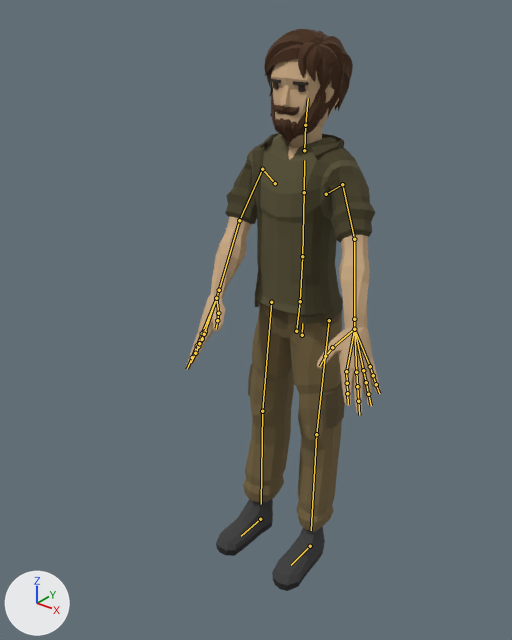
Two versions of the glTF model app/src/main/assets/characters/Adventurer.gltf, one commit apart.
Before and after are seen from a 50 mm lens placed at (1.257, -1.816, 1.996), pointed at (0.012, -0.26, 1.031). The axes (+X, +Y, +Z) are drawn at lower left. The lights are the same throughout. The picture after the commit comes second. Both versions are drawn at frame 1 of the action 'Windup_BH'; the numbers are the values there. The bones that change, and the others that lie on the model, are drawn over the model as lines.

The first picture shows 'Adventurer_Body', 'Adventurer_Feet', 'Adventurer_Head', 'Adventurer_Legs'.
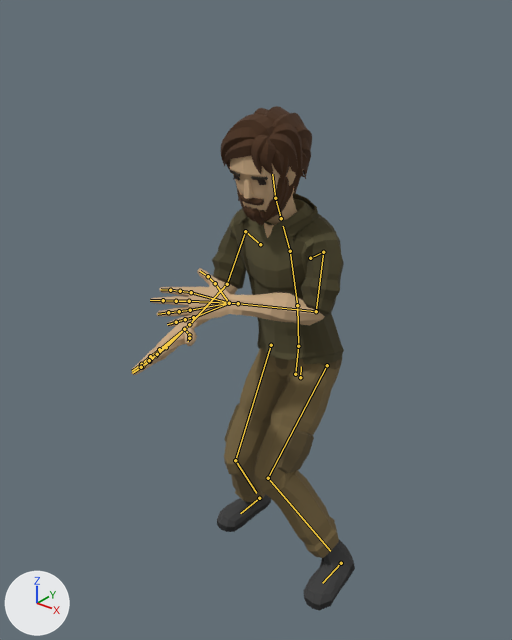
Scene script edits in JSON lines:
```json
{"block": "bone_body", "where": "bone_body = bpy.data.objects['CharacterArmature'].pose.bones['Body']  # child of 'Root'"}
{"op": "set", "path": "bone_body.location", "old": "(0.0, 0.0, -0.04)", "new": "(0.0, -0.171, -0.04)"}
{"block": "bone_abdomen", "where": "bone_abdomen = bpy.data.objects['CharacterArmature'].pose.bones['Abdomen']  # child of 'Hips'"}
{"op": "set", "path": "bone_abdomen.rotation_quaternion", "old": "(1.0, 0.0, 0.0, 0.0)", "new": "(0.998, 0.058, 0.0, 0.0)", "note": "degrees (0, 0, 0) -> degrees (7, 0, 0)"}
{"block": "bone_torso", "where": "bone_torso = bpy.data.objects['CharacterArmature'].pose.bones['Torso']  # child of 'Abdomen'"}
{"op": "set", "path": "bone_torso.rotation_quaternion", "old": "(1.0, 0.0, 0.0, 0.0)", "new": "(0.998, 0.058, 0.0, 0.0)", "note": "degrees (0, 0, 0) -> degrees (7, 0, 0)"}
{"block": "bone_chest", "where": "bone_chest = bpy.data.objects['CharacterArmature'].pose.bones['Chest']  # child of 'Torso'"}
{"op": "set", "path": "bone_chest.rotation_quaternion", "old": "(1.0, 0.0, 0.0, 0.0)", "new": "(0.997, 0.077, 0.0, 0.0)", "note": "degrees (0, 0, 0) -> degrees (9, 0, 0)"}
{"block": "bone_head", "where": "bone_head = bpy.data.objects['CharacterArmature'].pose.bones['Head']  # child of 'Neck'"}
{"op": "set", "path": "bone_head.rotation_quaternion", "old": "(0.998, -0.07, 0.0, 0.0)", "new": "(0.996, -0.092, 0.0, 0.0)", "note": "degrees (-8, 0, 0) -> degrees (-11, 0, 0)"}
{"block": "bone_upperarm_l", "where": "bone_upperarm_l = bpy.data.objects['CharacterArmature'].pose.bones['UpperArm.L']  # child of 'Shoulder.L'"}
{"op": "set", "path": "bone_upperarm_l.rotation_quaternion", "old": "(0.879, -0.395, 0.0, -0.266)", "new": "(0.774, -0.391, 0.0, -0.498)", "note": "degrees (-45, -12, -29) -> degrees (-41, -23, -57)"}
{"block": "bone_lowerarm_l", "where": "bone_lowerarm_l = bpy.data.objects['CharacterArmature'].pose.bones['LowerArm.L']  # child of 'UpperArm.L'"}
{"op": "set", "path": "bone_lowerarm_l.rotation_quaternion", "old": "(0.991, -0.125, 0.0, 0.04)", "new": "(0.767, -0.092, 0.0, -0.635)", "note": "degrees (-14, 1, 5) -> degrees (-8, -7, -79)"}
{"block": "bone_wrist_l", "where": "bone_wrist_l = bpy.data.objects['CharacterArmature'].pose.bones['Wrist.L']  # child of 'LowerArm.L'"}
{"op": "set", "path": "bone_wrist_l.rotation_quaternion", "old": "(0.999, -0.041, 0.0, -0.025)", "new": "(0.997, -0.072, 0.0, -0.032)", "note": "degrees (-5, 0, -3) -> degrees (-8, 0, -4)"}
{"block": "bone_upperarm_r", "where": "bone_upperarm_r = bpy.data.objects['CharacterArmature'].pose.bones['UpperArm.R']  # child of 'Shoulder.R'"}
{"op": "set", "path": "bone_upperarm_r.rotation_quaternion", "old": "(0.724, -0.566, 0.0, 0.395)", "new": "(0.724, -0.445, 0.0, 0.527)", "note": "degrees (-66, 27, 40) -> degrees (-47, 28, 60)"}
{"block": "bone_lowerarm_r", "where": "bone_lowerarm_r = bpy.data.objects['CharacterArmature'].pose.bones['LowerArm.R']  # child of 'UpperArm.R'"}
{"op": "set", "path": "bone_lowerarm_r.rotation_quaternion", "old": "(0.997, -0.065, 0.0, -0.032)", "new": "(0.924, 0.226, 0.0, 0.308)", "note": "degrees (-7, 0, -4) -> degrees (25, -8, 35)"}
{"block": "bone_wrist_r", "where": "bone_wrist_r = bpy.data.objects['CharacterArmature'].pose.bones['Wrist.R']  # child of 'LowerArm.R'"}
{"op": "set", "path": "bone_wrist_r.rotation_quaternion", "old": "(0.997, 0.011, 0.0, 0.078)", "new": "(0.997, 0.02, 0.0, 0.071)", "note": "degrees (1, 0, 9) -> degrees (2, 0, 8)"}
{"block": "bone_upperleg_l", "where": "bone_upperleg_l = bpy.data.objects['CharacterArmature'].pose.bones['UpperLeg.L']  # child of 'Body'"}
{"op": "set", "path": "bone_upperleg_l.rotation_quaternion", "old": "(1.0, 0.0, 0.0, 0.006)", "new": "(0.955, 0.03, 0.106, 0.277)", "note": "degrees (0, 0, 1) -> degrees (7, 11, 33)"}
{"block": "bone_lowerleg_l", "where": "bone_lowerleg_l = bpy.data.objects['CharacterArmature'].pose.bones['LowerLeg.L']  # child of 'UpperLeg.L'"}
{"op": "set", "path": "bone_lowerleg_l.rotation_quaternion", "old": "(1.0, -0.028, 0.0, 0.0)", "new": "(0.865, 0.485, 0.071, -0.11)", "note": "degrees (-3, 0, 0) -> degrees (58, 13, -7)"}
{"block": "bone_upperleg_r", "where": "bone_upperleg_r = bpy.data.objects['CharacterArmature'].pose.bones['UpperLeg.R']  # child of 'Body'"}
{"op": "set", "path": "bone_upperleg_r.rotation_quaternion", "old": "(1.0, 0.0, 0.0, -0.006)", "new": "(0.967, 0.018, -0.062, -0.245)", "note": "degrees (0, 0, -1) -> degrees (4, -6, -29)"}
{"block": "bone_lowerleg_r", "where": "bone_lowerleg_r = bpy.data.objects['CharacterArmature'].pose.bones['LowerLeg.R']  # child of 'UpperLeg.R'"}
{"op": "set", "path": "bone_lowerleg_r.rotation_quaternion", "old": "(1.0, -0.028, 0.0, 0.0)", "new": "(0.859, 0.507, -0.042, 0.057)", "note": "degrees (-3, 0, 0) -> degrees (61, -7, 3)"}
{"block": "bone_foot_l", "where": "bone_foot_l = bpy.data.objects['CharacterArmature'].pose.bones['Foot.L']  # child of 'Root'"}
{"op": "set", "path": "bone_foot_l.location", "old": "(0.0, 0.0, 0.0)", "new": "(0.14, 0.0, 0.0)"}
{"block": "bone_foot_r", "where": "bone_foot_r = bpy.data.objects['CharacterArmature'].pose.bones['Foot.R']  # child of 'Root'"}
{"op": "set", "path": "bone_foot_r.location", "old": "(0.0, 0.0, 0.0)", "new": "(-0.084, -0.098, -0.001)"}
```

What differs and where, as boxes (x1, y1, x2, y2) in the pictures (512 x 640 px):
```json
{"object": "Adventurer_Body", "change": "posed", "before": [186, 133, 381, 415], "after": [131, 193, 344, 375], "on screen": "9% wider, 35% shorter"}
{"object": "Adventurer_Legs", "change": "posed", "before": [243, 303, 345, 532], "after": [224, 348, 342, 558], "on screen": "16% wider, 8% shorter"}
{"object": "Adventurer_Head", "change": "posed", "before": [264, 29, 353, 148], "after": [221, 106, 312, 226]}
{"object": "Adventurer_Feet", "change": "posed", "before": [216, 499, 325, 591], "after": [217, 494, 355, 611]}
{"bone": "Body", "before": "(302, 335) to (302, 323)", "after": "(300, 377) to (301, 366)"}
{"bone": "Abdomen", "before": "(300, 301) to (302, 256)", "after": "(298, 346) to (297, 305)"}
{"bone": "Torso", "before": "(302, 256) to (304, 192)", "after": "(297, 305) to (290, 251)"}
{"bone": "Chest", "before": "(304, 192) to (304, 160)", "after": "(290, 251) to (283, 226)"}
{"bone": "Head", "before": "(305, 125) to (308, 98)", "after": "(275, 198) to (272, 174)"}
{"bone": "UpperArm.L", "before": "(342, 184) to (354, 239)", "after": "(323, 252) to (316, 311)"}
{"bone": "LowerArm.L", "before": "(354, 239) to (354, 319)", "after": "(316, 311) to (238, 303)"}
{"bone": "Wrist.L", "before": "(354, 319) to (354, 329)", "after": "(238, 303) to (229, 303)"}
{"bone": "UpperArm.R", "before": "(262, 169) to (239, 220)", "after": "(245, 231) to (227, 284)"}
{"bone": "LowerArm.R", "before": "(239, 220) to (219, 290)", "after": "(227, 284) to (189, 324)"}
{"bone": "Wrist.R", "before": "(219, 290) to (216, 298)", "after": "(189, 324) to (184, 329)"}
{"bone": "UpperLeg.L", "before": "(329, 320) to (316, 434)", "after": "(327, 365) to (268, 478)"}
{"bone": "LowerLeg.L", "before": "(316, 434) to (311, 530)", "after": "(268, 478) to (330, 551)"}
{"bone": "UpperLeg.R", "before": "(271, 302) to (262, 411)", "after": "(271, 345) to (235, 460)"}
{"bone": "LowerLeg.R", "before": "(262, 411) to (261, 504)", "after": "(235, 460) to (256, 493)"}
{"bone": "Foot.L", "before": "(310, 546) to (291, 565)", "after": "(341, 563) to (322, 583)"}
{"bone": "Foot.R", "before": "(260, 519) to (241, 536)", "after": "(259, 498) to (240, 513)"}
```
